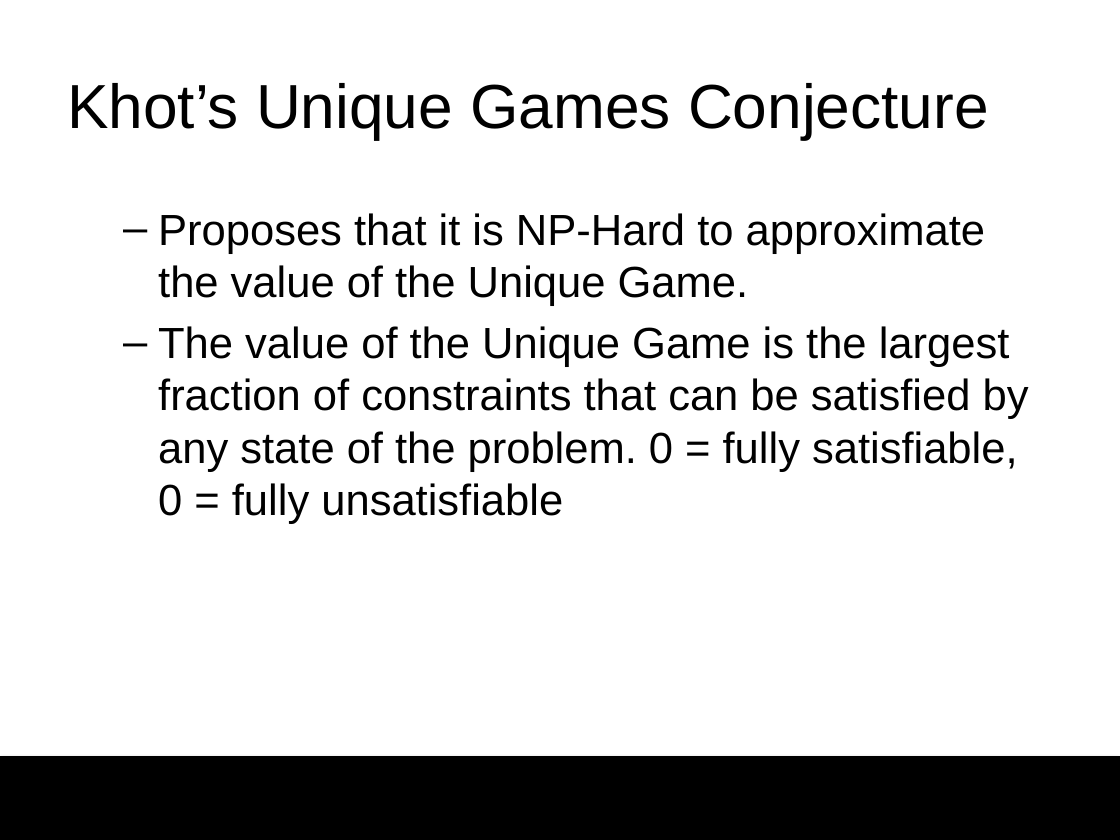
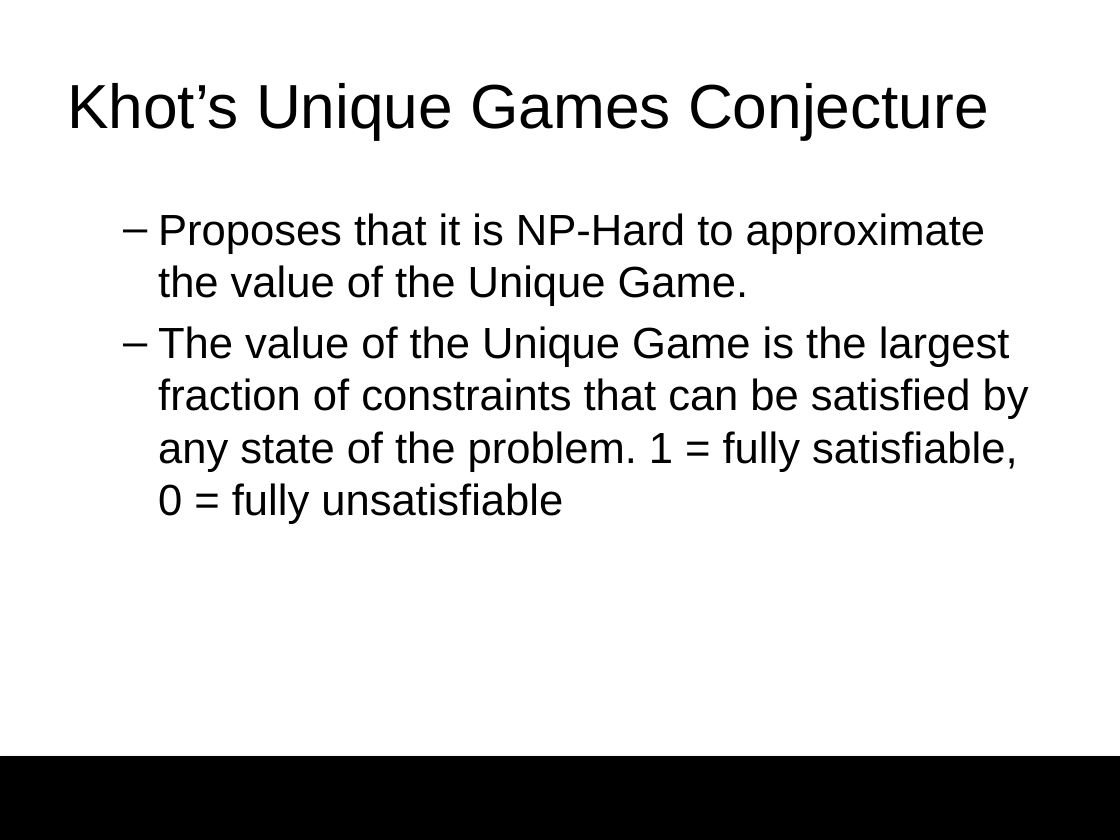
Before and after one commit to darrare/MS-Thesis, a slide deck: slide 8 of Documentation/Presentation.pptx (slide 4 before the commit). Drawn at 1120x840 pixels with LibreOffice and Linux fonts; fonts in the diff are those of the drawing; background and template pictures are left out. Boxes give left, top, right and bottom in pixels: in the first picture for what was removed or moved away, otherwise in the second. Text is boxed around its words. In the diff, an @@ line names an element or a change of style, - is before the commit and + after.

```diff
--- a/Documentation/Presentation.pptx
+++ b/Documentation/Presentation.pptx
@@ text at <box>158,326,1029,524</box>: text changed @@
-  – The value of the Unique Game is the largest fraction of constraints that can be satisfied by any state of the problem. 0 = fully satisfiable, 0 = fully unsatisfiable
+  – The value of the Unique Game is the largest fraction of constraints that can be satisfied by any state of the problem. 1 = fully satisfiable, 0 = fully unsatisfiable
```
Also in this commit, not shown: 11 other slides changed, 16 slides added, 1 slide removed, 2 other files.
